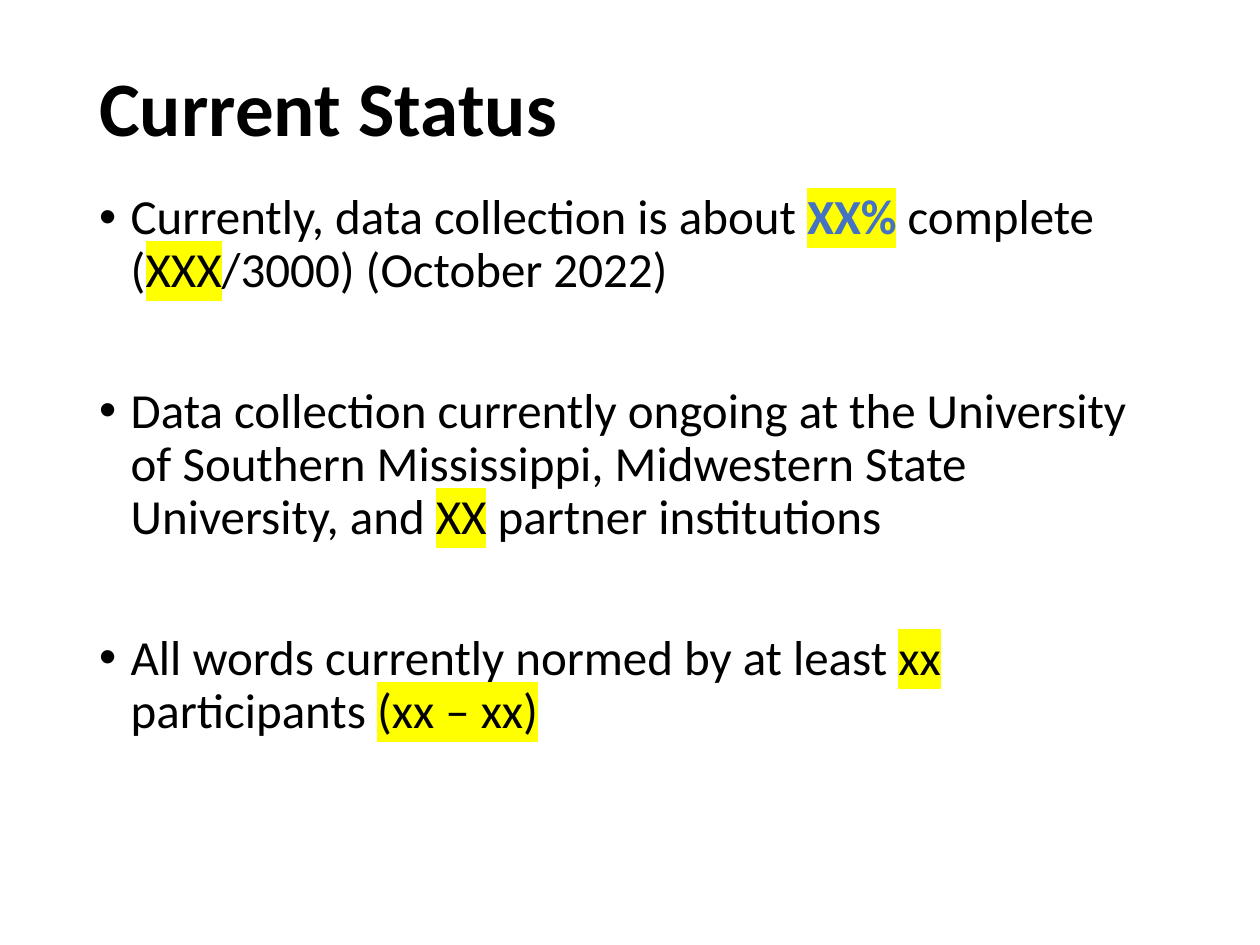
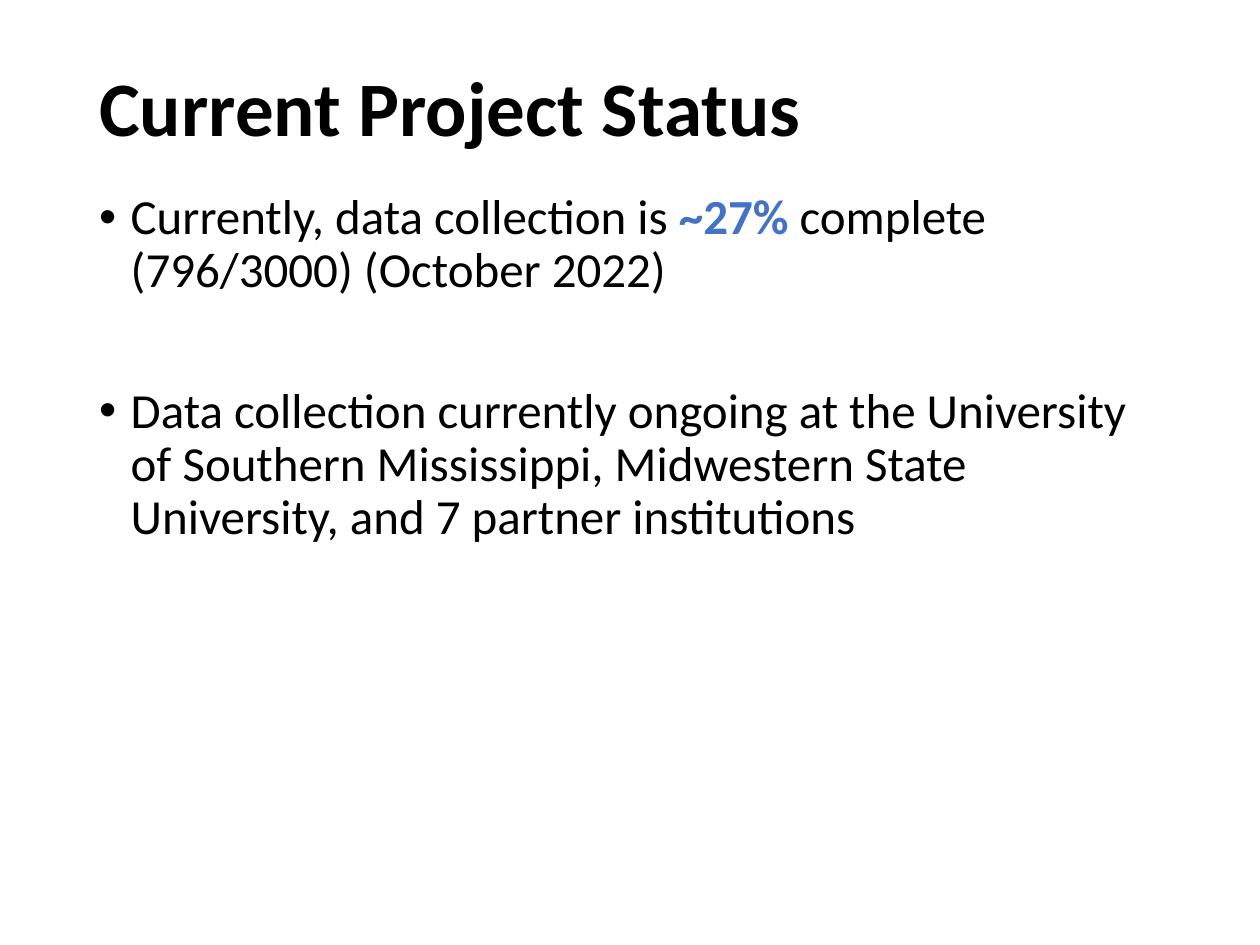
Before and after one commit to npm27/Affordance-Norms, a slide deck: slide 30 of 5 Presentations/UCONN 2022.pptx. Drawn at 1260x945 pixels with LibreOffice and Linux fonts; fonts in the diff are those of the drawing. Boxes give left, top, right and bottom in pixels: in the first picture for what was removed or moved away, otherwise in the second. Text is boxed around its words. In the diff, an @@ line names an element or a change of style, - is before the commit and + after.

```diff
--- a/5 Presentations/UCONN 2022.pptx
+++ b/5 Presentations/UCONN 2022.pptx
@@ title at bbox=[99, 82, 800, 149]: text changed @@
-Current Status
+Current Project Status
@@ text at bbox=[131, 200, 1126, 542]: text changed @@
-• Currently, data collection is about XX% complete (XXX/3000) (October 2022)
-• Data collection currently ongoing at the University of Southern Mississippi, Midwestern State University, and XX partner institutions
-• All words currently normed by at least xx participants (xx – xx)
+• Currently, data collection is ~27% complete (796/3000) (October 2022)
+• Data collection currently ongoing at the University of Southern Mississippi, Midwestern State University, and 7 partner institutions
```
Also in this commit, not shown: 4 other slides changed, 2 slides added, 1 slide removed, 2 other files.
